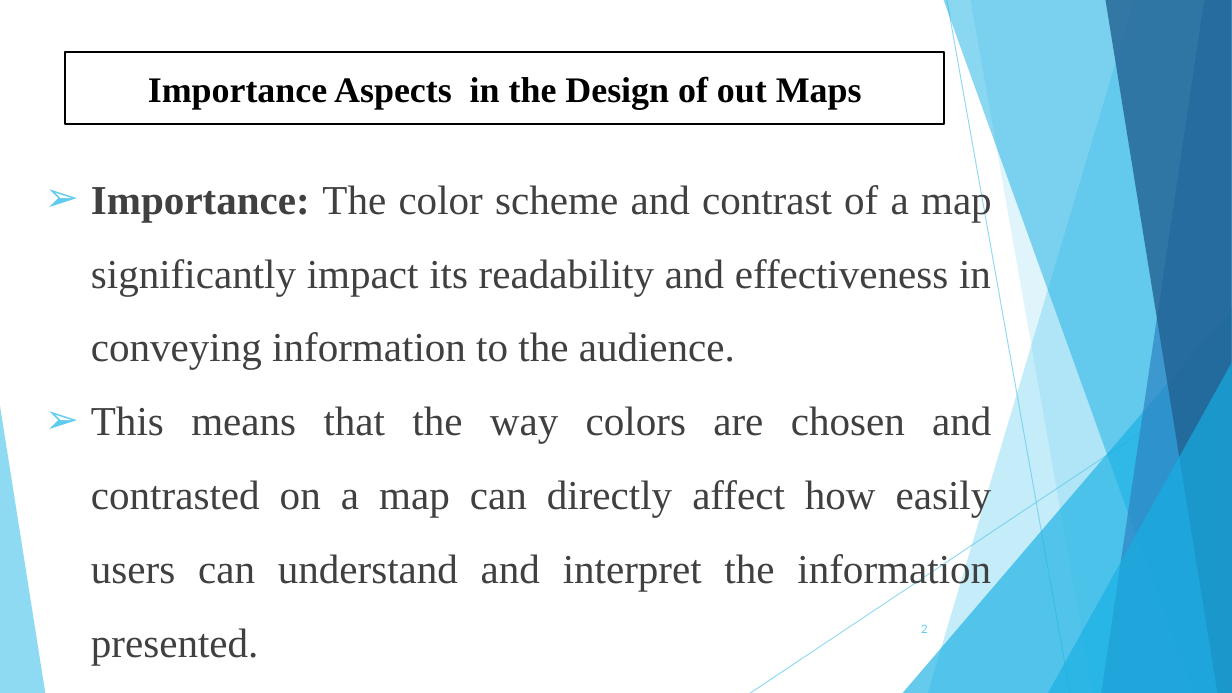
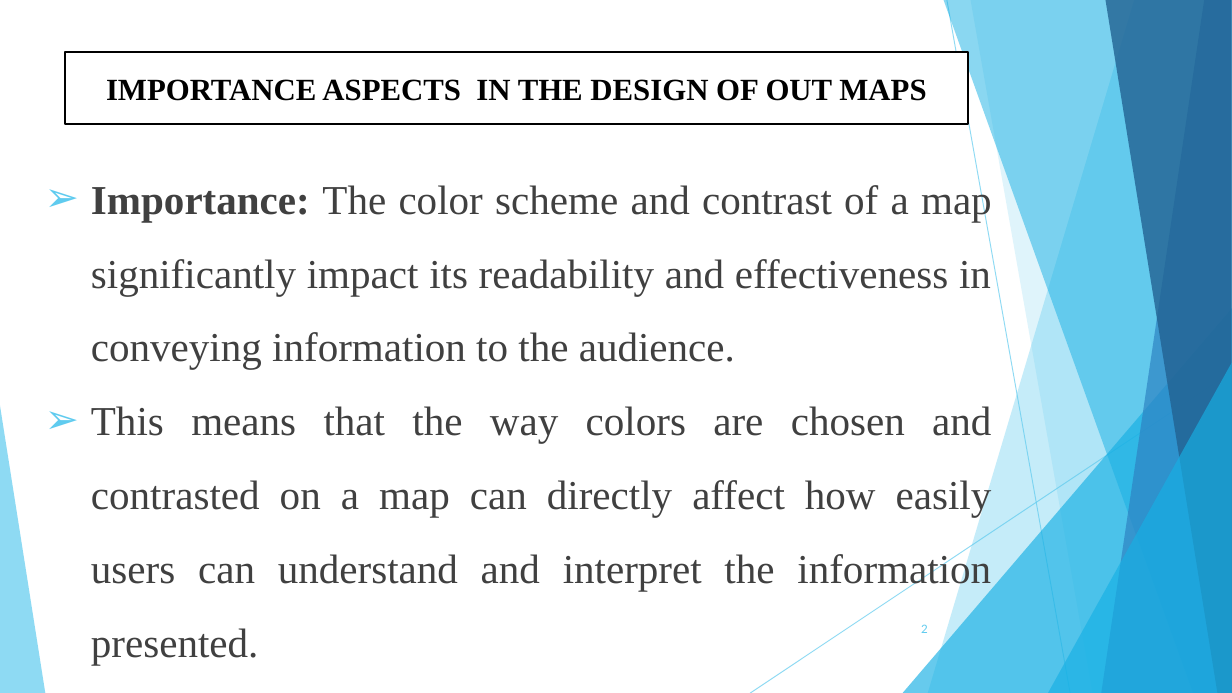
Before and after one commit to wajahatakbar/5Th-Semester-GIS, a slide deck: slide 2 of GIS - 6.pptx. Drawn at 1232x693 pixels with LibreOffice and Linux fonts; fonts in the diff are those of the drawing. Boxes give left, top, right and bottom in pixels: in the first picture for what was removed or moved away, otherwise in the second. Text is boxed around its words. In the diff, an @@ line names an element or a change of style, - is before the commit and + after.

```diff
--- a/GIS - 6.pptx
+++ b/GIS - 6.pptx
@@ rectangle "IMPORTANCE ASPECTS IN THE DESIGN ..." resized from (x1=66, y1=52, x2=945, y2=124) to (x1=66, y1=52, x2=969, y2=124) @@
@@ text in rectangle at (x1=106, y1=79, x2=926, y2=101): text changed; size 28 to 24 pt @@
-Importance Aspects in the Design of out Maps
+IMPORTANCE ASPECTS IN THE DESIGN OF OUT MAPS
```
Also in this commit, not shown: 1 slide removed.
